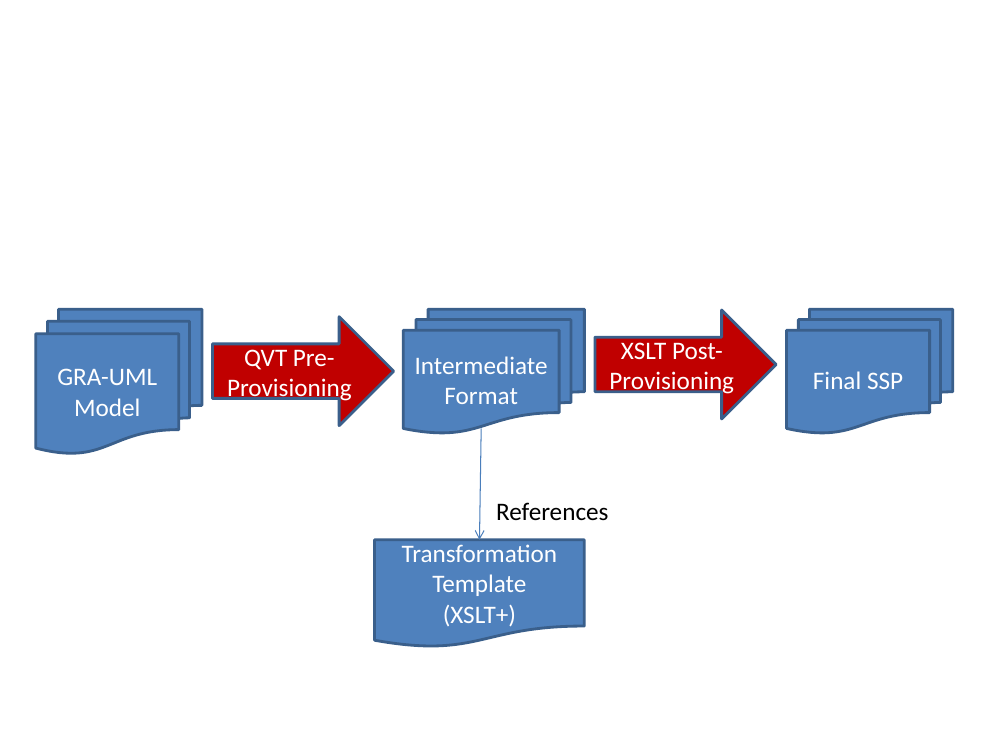
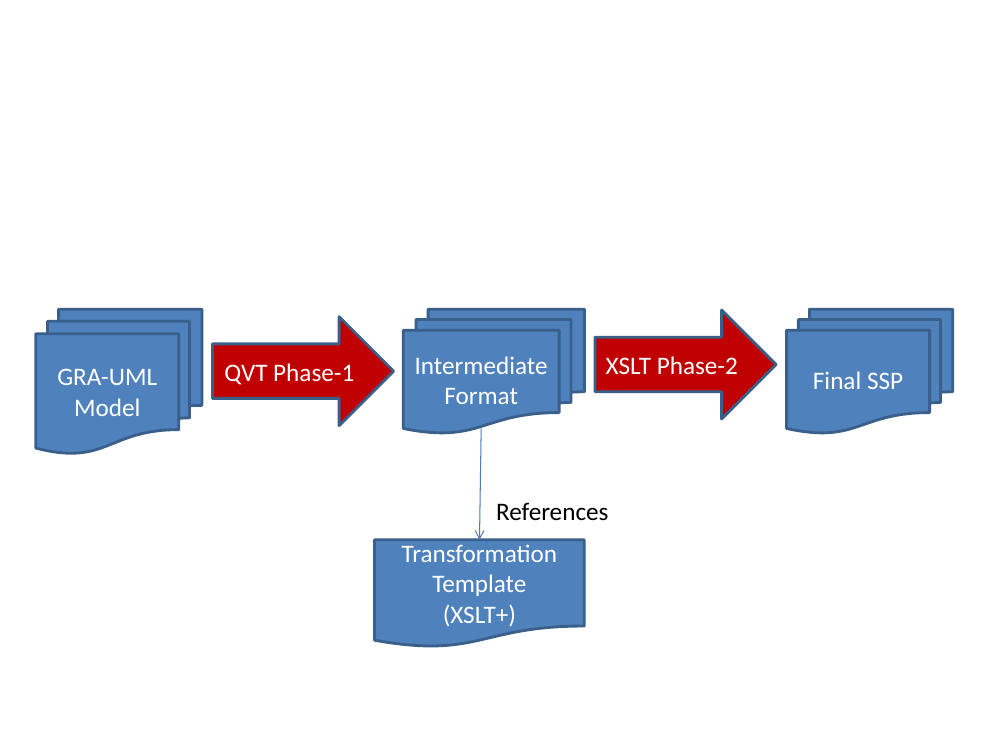
Before and after one commit to GRA-UML/specification, a slide deck: slide 1 of GRAUML/Documentation/GRASubmissionFigures.pptx. Drawn at 1008x756 pixels with LibreOffice and Linux fonts; fonts in the diff are those of the drawing. Boxes give left, top, right and bottom in pixels: in the first picture for what was removed or moved away, otherwise in the second. Text is boxed around its words. In the diff, an @@ line names an element or a change of style, - is before the commit and + after.

```diff
--- a/GRAUML/Documentation/GRASubmissionFigures.pptx
+++ b/GRAUML/Documentation/GRASubmissionFigures.pptx
@@ text in right arrow at bbox=[606, 356, 738, 375]: text changed @@
-XSLT Post-Provisioning
+XSLT Phase-2
@@ text in right arrow at bbox=[224, 363, 354, 385]: text changed @@
-QVT Pre-Provisioning
+QVT Phase-1
```
Also in this commit, not shown: 2 other files.
